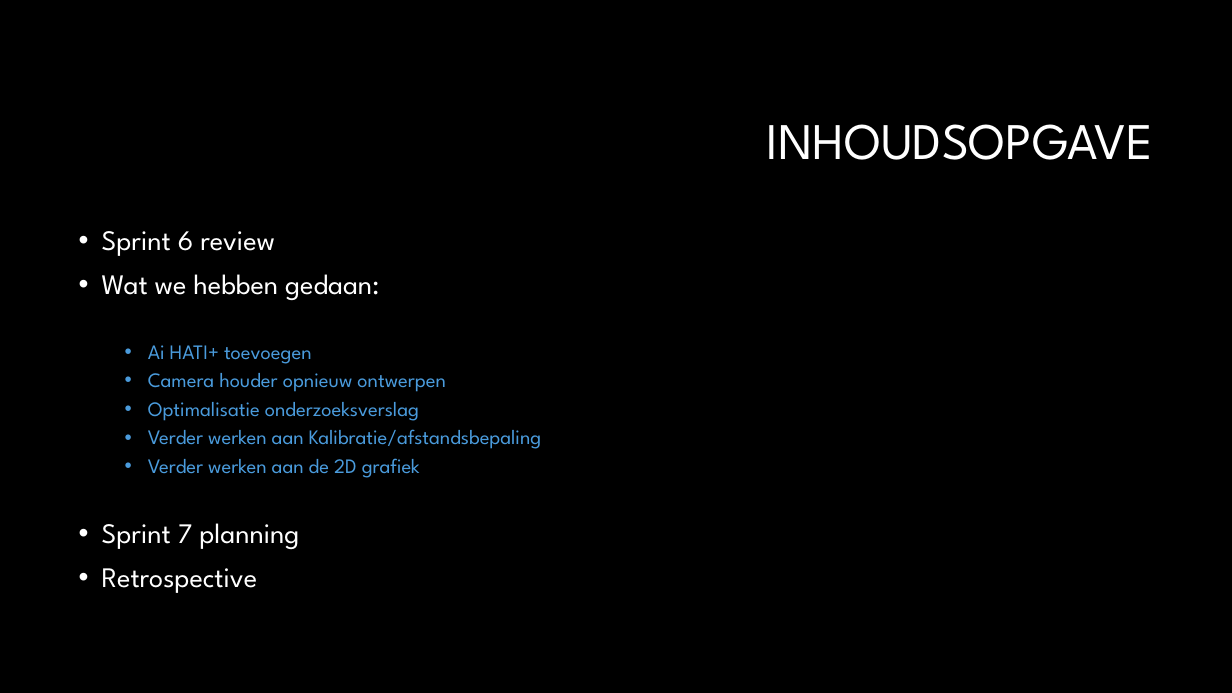
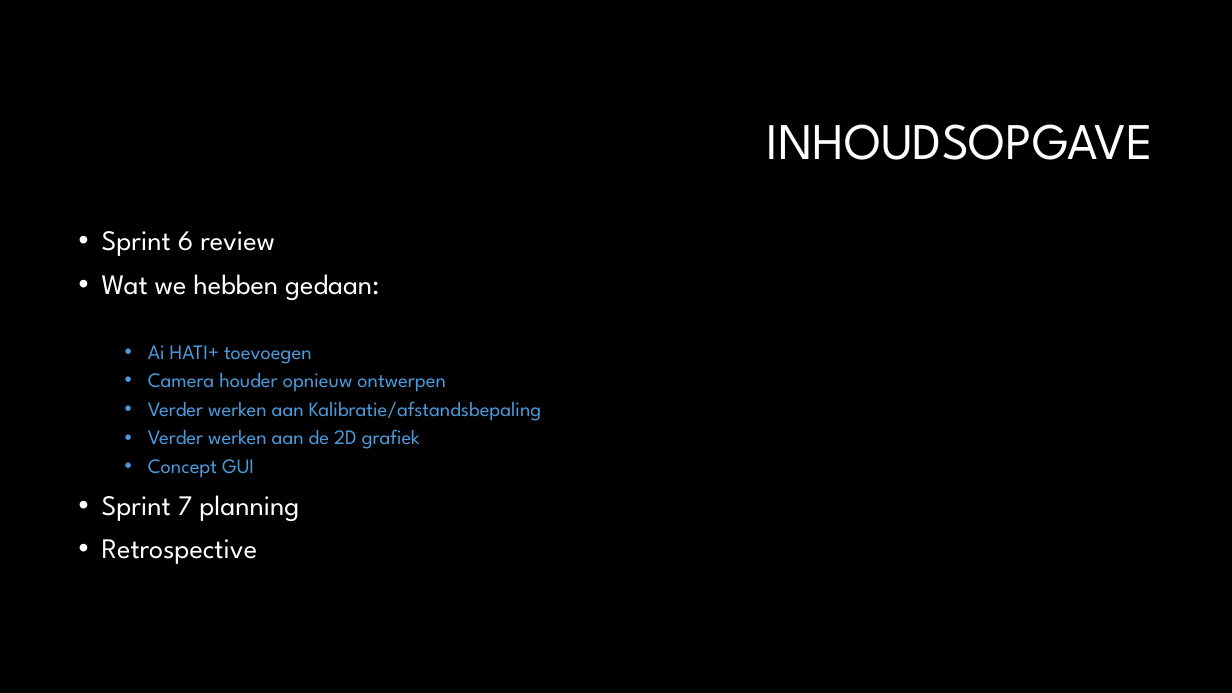
Before and after one commit to TomHeij/Project5-6, a slide deck: slide 2 of Opleverset_Project_5-6/Manage_&_Control/Presentaties/Sprint Meeting 6 Project 5-6.pptx. Drawn at 1232x693 pixels with LibreOffice and Linux fonts; fonts in the diff are those of the drawing; background and template pictures are left out. Boxes give left, top, right and bottom in pixels: in the first picture for what was removed or moved away, otherwise in the second. Text is boxed around its words. In the diff, an @@ line names an element or a change of style, - is before the commit and + after.

```diff
--- a/Opleverset_Project_5-6/Manage_&_Control/Presentaties/Sprint Meeting 6 Project 5-6.pptx
+++ b/Opleverset_Project_5-6/Manage_&_Control/Presentaties/Sprint Meeting 6 Project 5-6.pptx
@@ text at [148, 402, 419, 421]: paragraph removed @@
-  • Optimalisatie onderzoeksverslag
@@ text at [148, 459, 254, 478]: paragraph added @@
+  • Concept GUI
```
Also in this commit, not shown: 1 slide added, 1 slide removed.
